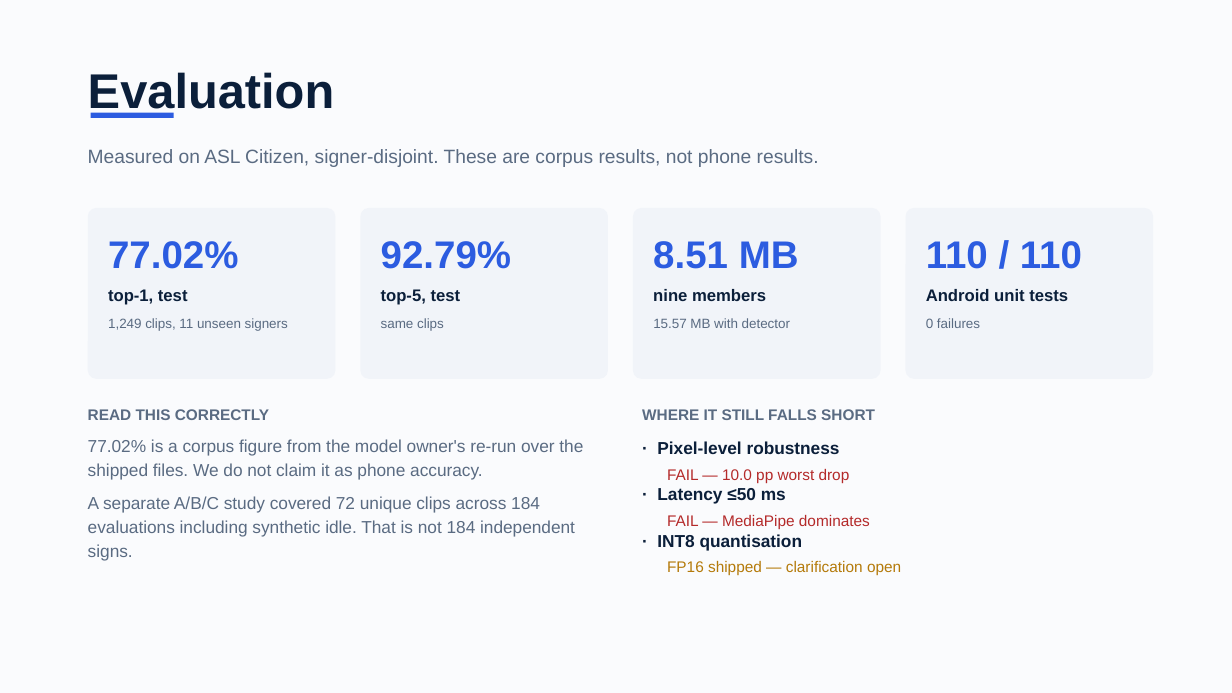
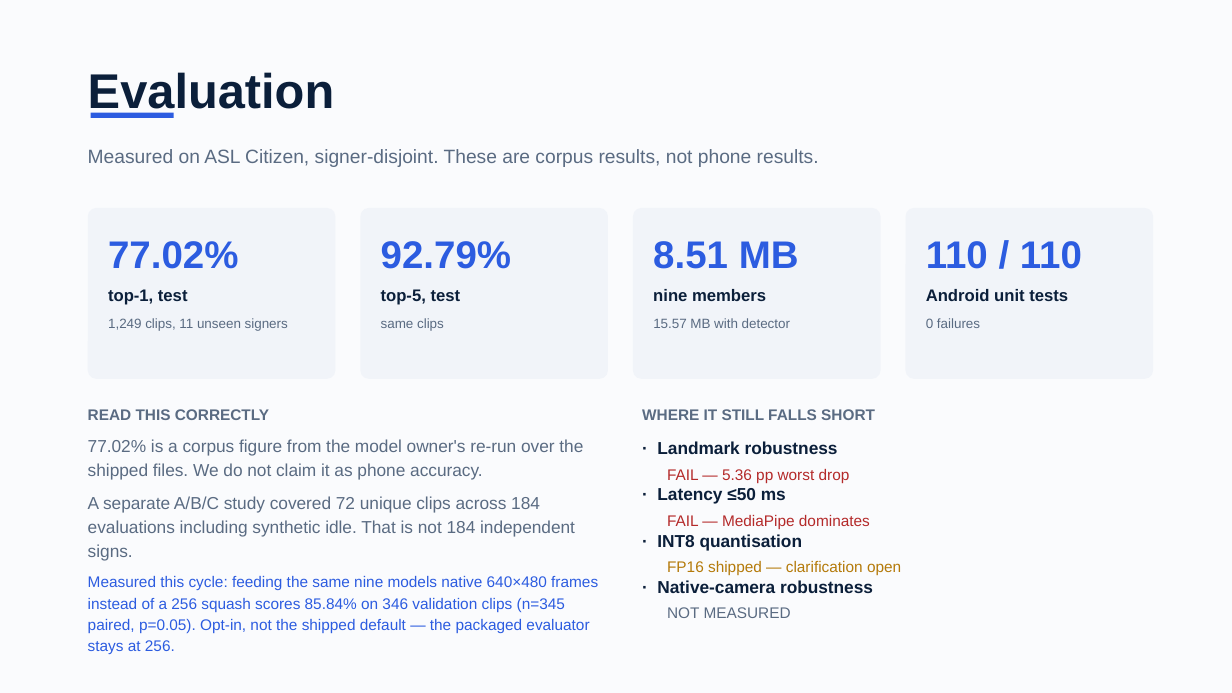
Before and after one commit to dev25bansal-ops/EchoGesture, a slide deck: slide 6 of submission/presentation/EchoGesture_Track02.pptx. Drawn at 1232x693 pixels with LibreOffice and Linux fonts; fonts in the diff are those of the drawing. Boxes give left, top, right and bottom in pixels: in the first picture for what was removed or moved away, otherwise in the second. Text is boxed around its words. In the diff, an @@ line names an element or a change of style, - is before the commit and + after.

```diff
--- a/submission/presentation/EchoGesture_Track02.pptx
+++ b/submission/presentation/EchoGesture_Track02.pptx
@@ text at <box>657,441,838,454</box>: text changed @@
-· Pixel-level robustness
+· Landmark robustness
@@ text at <box>667,469,850,483</box>: text changed @@
-FAIL — 10.0 pp worst drop
+FAIL — 5.36 pp worst drop
@@ text at <box>88,576,598,654</box>: paragraph added @@
+Measured this cycle: feeding the same nine models native 640×480 frames instead of a 256 squash scores 85.84% on 346 validation clips (n=345 paired, p=0.05). Opt-in, not the shipped default — the packaged evaluator stays at 256.
@@ text added at <box>657,580,873,593</box>, 13.5 pt, text #0B1F3A, bold @@
+· Native-camera robustness
@@ text added at <box>667,607,791,618</box>, 12 pt, text #5A6B82 @@
+NOT MEASURED
```
Also in this commit, not shown: 22 other files.
